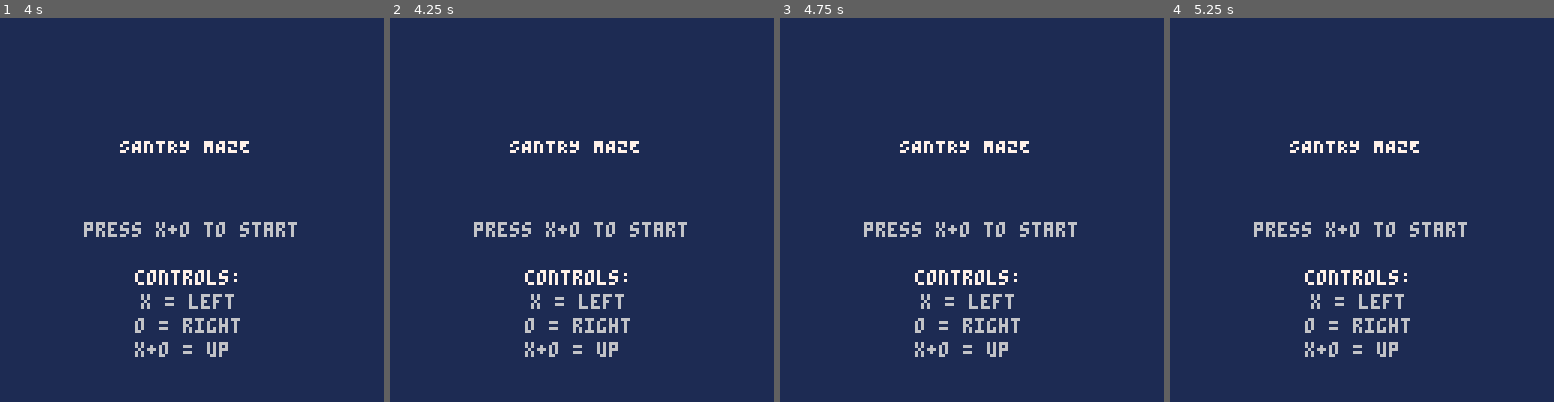
Above: before the commit, frames 1-4 (left to right).
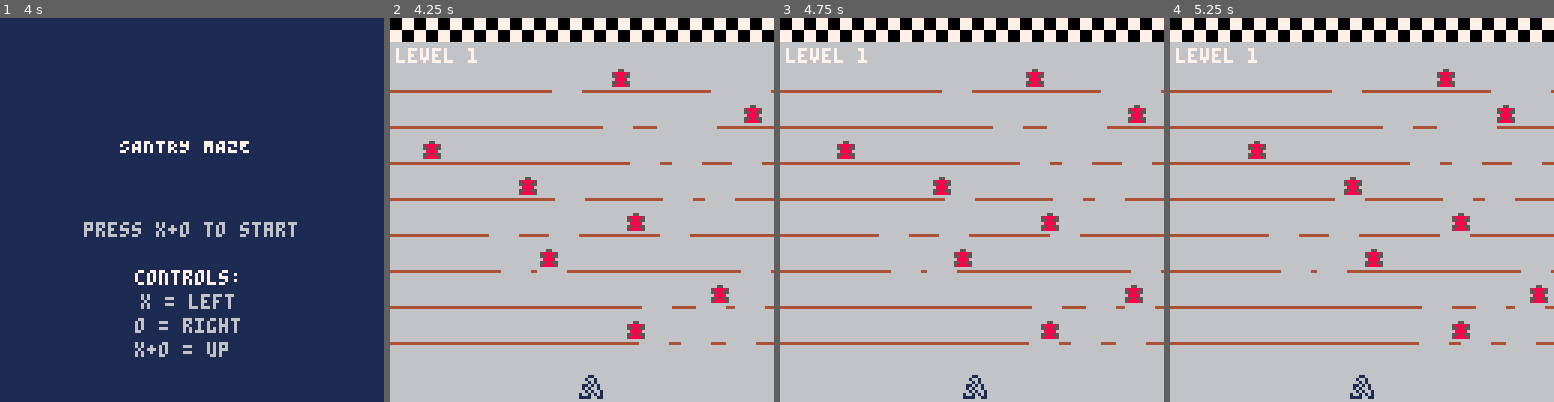
Above: after the commit, the same moments.

Repository: getsentry/hackweek-pico8-game
Game: PICO-8 cartridge games/santry-maze/santry_maze.p8
Two runs of this game, one before a commit and one after it. Both use one fixed random seed, a clock stepped at 60 frames per second and the inputs below.
Inputs:
- Up to frame 1 (4 s): tap X (X key) at 0.33, 1.07, 1.85, 2.97 s; tap O (Z key) at 0.7, 1.7, 2.1, 2.5, 2.9, 3.3, 3.7 s
- Up to frame 2 (4.25 s): tap X (X key) at 4.08 s; tap O (Z key) at 4.1 s
- Up to frame 3 (4.75 s): tap O (Z key) at 4.5 s
- Up to frame 4 (5.25 s): tap O (Z key) at 4.9 s; tap X (X key) at 5.2 s

Frame 1 is identical in both runs. In frame 2, 98% of the frame differs, in the area x 0-100%, y 0-100%; in frame 3, 98%; in frame 4, 98%.

Commit message:
make start button easier to press

Diff:
--- a/games/santry-maze/santry_maze.p8
+++ b/games/santry-maze/santry_maze.p8
@@ -13,6 +13,7 @@
 goal_animation_timer=0
 goal_animation_active=false
 movement_timer=0
+start_button_pressed=false
 
 player = { x_pos = 64, y_pos = 127 - 8, width = 8, height = 8 }
 walls = {}
@@ -95,11 +96,14 @@
 
 function _update()
   if state == -1 then
-    if btnp(4) and btnp(5) then
+    if btn(4) and btn(5) and not start_button_pressed then
       music(-1)
       reset_game()
       game_over_flag = false
       state = 0
+      start_button_pressed = true
+    elseif not (btn(4) and btn(5)) then
+      start_button_pressed = false
     end
     return
   elseif state == 0 then
--- a/games/santry-maze/src/0.init.lua
+++ b/games/santry-maze/src/0.init.lua
@@ -10,6 +10,7 @@
 goal_animation_timer=0
 goal_animation_active=false
 movement_timer=0
+start_button_pressed=false
 
 player = { x_pos = 64, y_pos = 127 - 8, width = 8, height = 8 }
 walls = {}
@@ -92,11 +93,14 @@
 
 function _update()
   if state == -1 then
-    if btnp(4) and btnp(5) then
+    if btn(4) and btn(5) and not start_button_pressed then
       music(-1)
       reset_game()
       game_over_flag = false
       state = 0
+      start_button_pressed = true
+    elseif not (btn(4) and btn(5)) then
+      start_button_pressed = false
     end
     return
   elseif state == 0 then
Not shown, changed: exports/santry-maze.js
